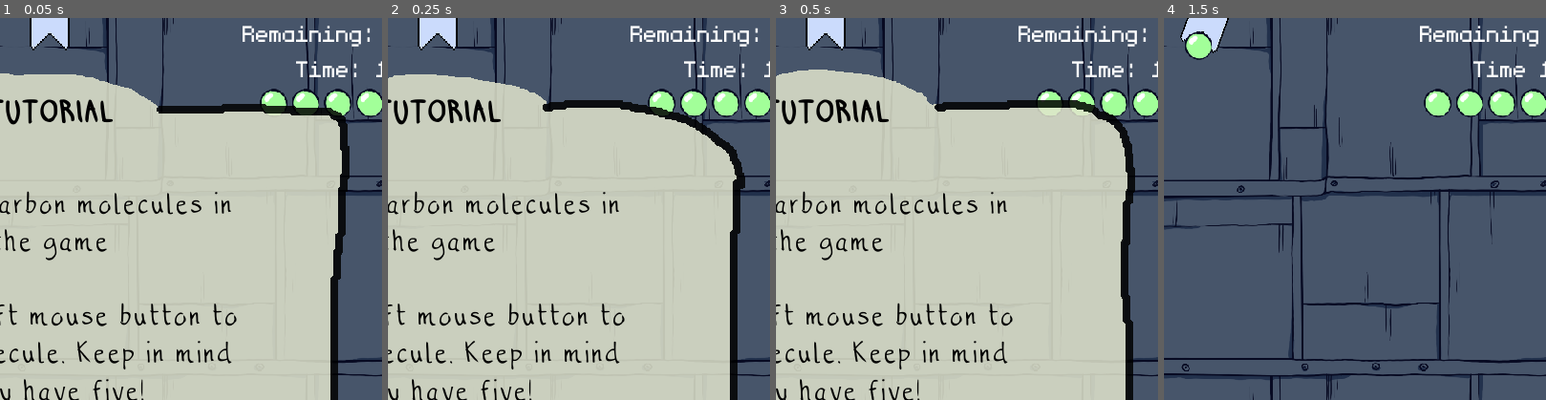
Above: before the commit, frames 1-4 (left to right).
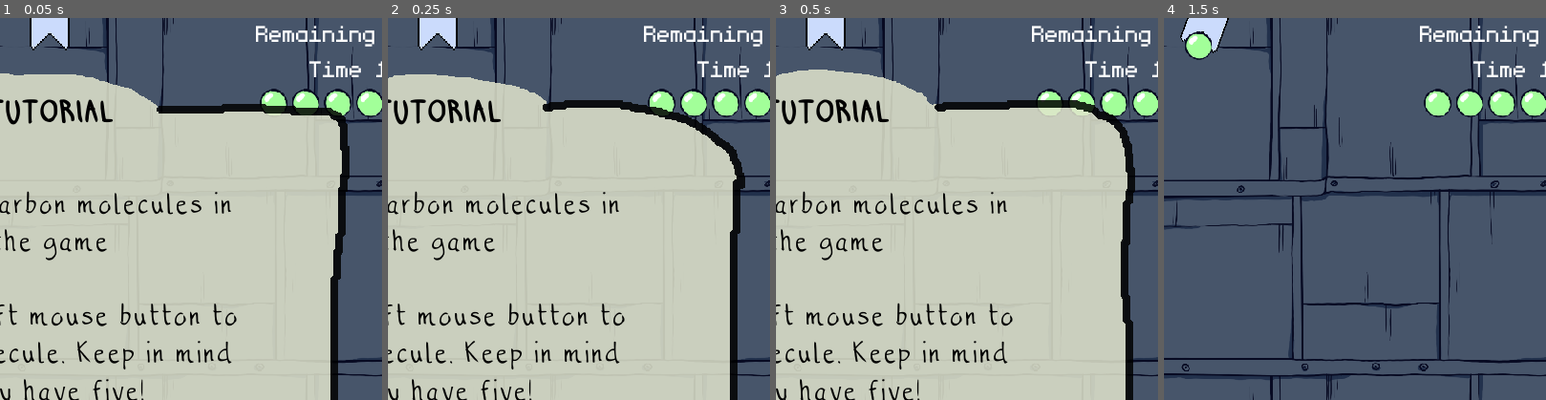
Above: after the commit, the same moments.

Repository: alessandrobason/ASGJam
Game: Godot game, scene res://Scenes/Capture.tscn
Same seed, same stepped clock (60 frames per second), same inputs: the game is played once before the commit and once after it. The project has no main scene, so this scene is started directly.
Inputs (mouse positions are % of the whole screen's width and height, from its top left):
- Up to frame 1 (0.05 s): no input
- Up to frame 2 (0.25 s): no input
- Up to frame 3 (0.5 s): no input
- Up to frame 4 (1.5 s): move the mouse to (72, 45) at 0.52 s; click (72, 45) at 0.6 s; move the mouse to (30, 55) at 1.27 s; click (30, 55) at 1.35 s
The pictures show only the part of the screen within x 44-94%, y 2-52%; the shares and areas given below are measured in that part.

The runs differ from the first frame. In frame 1, 0.9% of the frame differs, in the area x 63-98%, y 2-16%; in frame 2, 0.9%; in frame 3, 0.9%; in frame 4, nothing differs.

Commit message:
changed next scene in ending node

Diff:
--- a/game/Scenes/Capture.tscn
+++ b/game/Scenes/Capture.tscn
@@ -14,6 +14,7 @@
 [ext_resource path="res://Scripts/Capture/balls.gd" type="Script" id=12]
 [ext_resource path="res://Scenes/DavePreFab/tutorial.tscn" type="PackedScene" id=13]
 [ext_resource path="res://Scenes/DavePreFab/ending.tscn" type="PackedScene" id=14]
+[ext_resource path="res://Scenes/Funnel.tscn" type="PackedScene" id=15]
 
 [sub_resource type="RectangleShape2D" id=2]
 extents = Vector2( 700, 700 )
@@ -211,5 +212,6 @@
 Press the left mouse button to continue."
 
 [node name="ending" parent="." instance=ExtResource( 14 )]
+next_scene = ExtResource( 15 )
 
 [connection signal="body_exited" from="playable_area" to="playable_area" method="_on_playable_area_body_exited"]
--- a/game/Scenes/Funnel.tscn
+++ b/game/Scenes/Funnel.tscn
@@ -8,6 +8,7 @@
 [ext_resource path="res://Assets/Textures/background_furnace.png" type="Texture" id=6]
 [ext_resource path="res://Scenes/DavePreFab/tutorial.tscn" type="PackedScene" id=7]
 [ext_resource path="res://Scenes/DavePreFab/ending.tscn" type="PackedScene" id=8]
+[ext_resource path="res://Scenes/Pipes.tscn" type="PackedScene" id=9]
 
 [sub_resource type="RectangleShape2D" id=1]
 extents = Vector2( 24.7097, 129.242 )
@@ -95,5 +96,6 @@
 Press the left mouse button to continue"
 
 [node name="ending" parent="." instance=ExtResource( 8 )]
+next_scene = ExtResource( 9 )
 
 [connection signal="body_entered" from="Control/Funnel" to="." method="_on_Funnel_body_entered"]
--- a/game/Scripts/Capture/Capture.gd
+++ b/game/Scripts/Capture/Capture.gd
@@ -6,6 +6,9 @@
 onready var score_text = $VBoxContainer/score
 onready var time_text = $VBoxContainer/time
 onready var ending = $ending
+
+func _ready():
+	update_text()
 
 func _process(delta):
 	time -= delta
--- a/game/Scripts/ending.gd
+++ b/game/Scripts/ending.gd
@@ -3,6 +3,7 @@
 
 export(String, MULTILINE) var success_text setget set_success_text
 export(String, MULTILINE) var failure_text setget set_failure_text
+export(PackedScene) var next_scene = null
 
 onready var spr = $Sprite
 
@@ -38,7 +39,10 @@
 func close():
 	if not Engine.editor_hint:
 		get_tree().paused = false
-		get_tree().quit()
+		if next_scene:
+			get_tree().change_scene_to(next_scene)
+		else:
+			get_tree().quit()
 
 func set_success_text(text):
 	success_text = text
Not shown: 1 places in game/Scenes/Capture.tscn that only renumber resources
Not shown: 1 places in game/Scenes/Funnel.tscn that only renumber resources
